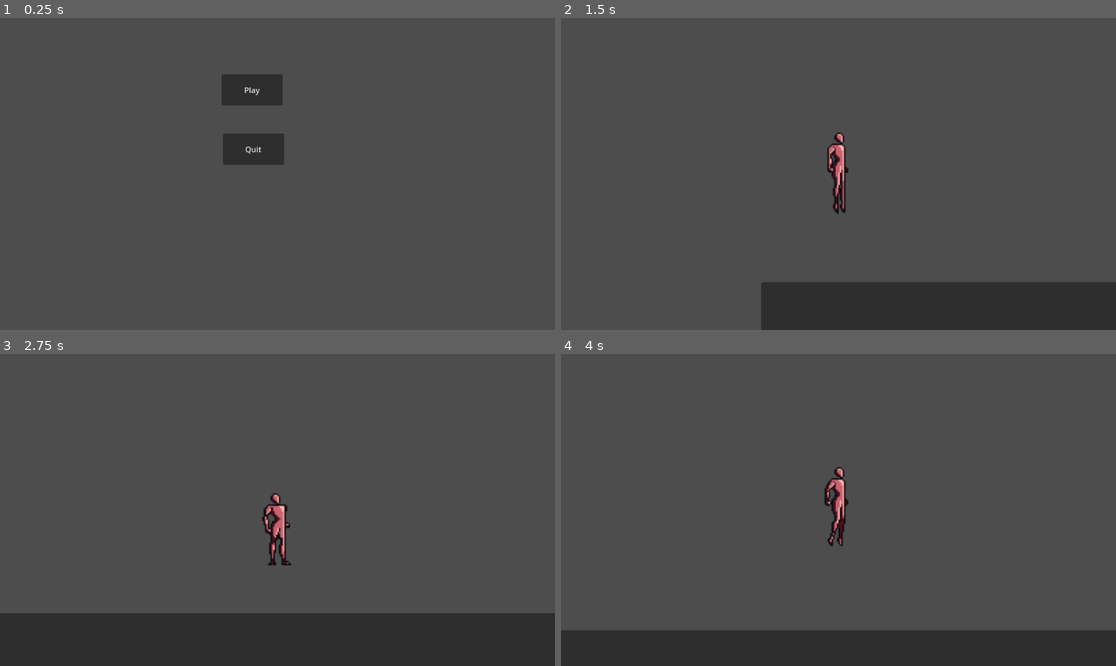
Above: before the commit, frames 1-4 (two rows, left to right).
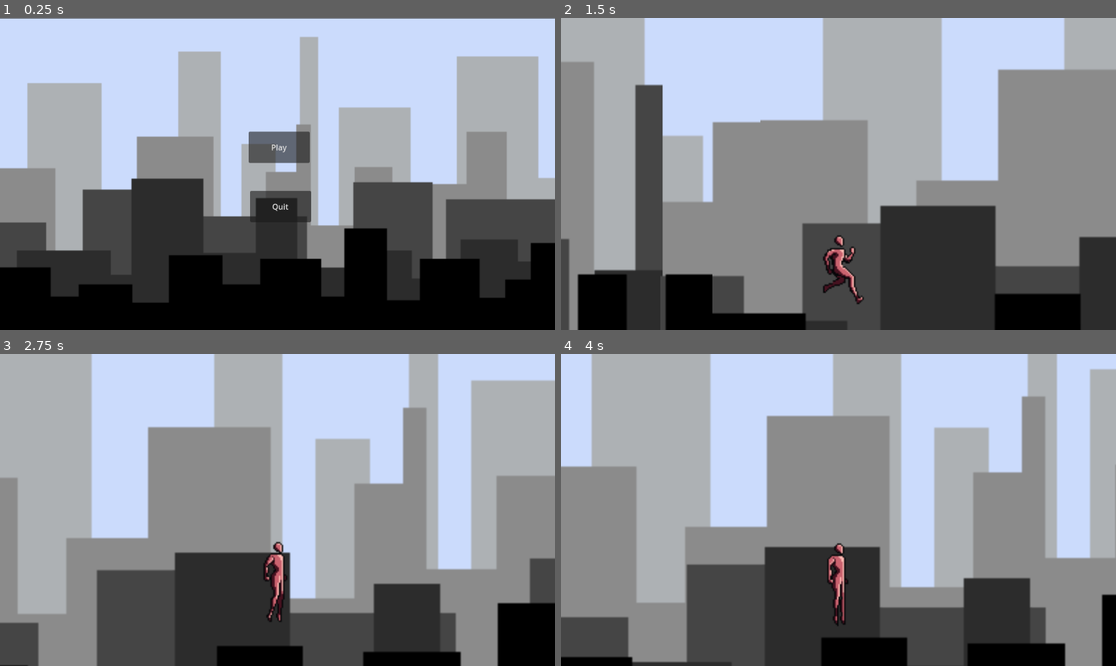
Above: after the commit, the same moments.

Repository: Antarese/Project-Alpha
Game: Godot game, scene res://Menu/Main.tscn
Same seed, same stepped clock (60 frames per second), same inputs: the game is played once before the commit and once after it.
Inputs:
- Up to frame 1 (0.25 s): no input
- Up to frame 2 (1.5 s): click "Play" at 0.5 s; tap Enter (ui_accept) at 1.25 s; hold Right (ui_right) from 1.28 s (still down); hold Enter (ui_accept) from 1.28 s (still down)
- Up to frame 3 (2.75 s): keep holding Right (ui_right); release Enter (ui_accept) at 2.03 s; tap Enter (ui_accept) at 2.1, 2.27, 2.57 s
- Up to frame 4 (4 s): release Right (ui_right) at 2.78 s; hold Left (ui_left) 2.78-3.53 s; hold Enter (ui_accept) 2.78-3.53 s; hold Right (ui_right) from 3.53 s (still down); tap Enter (ui_accept) at 3.6, 3.77 s

The runs differ from the first frame. In frame 1, 89% of the frame differs, in the area x 0-100%, y 0-100%; in frame 2, 86%; in frame 3, 87%; in frame 4, 89%.

Commit message:
Changed functions architecture

Diff:
--- /dev/null
+++ b/Background/City 01/parallax_background.gd
@@ -0,0 +1,6 @@
+extends ParallaxBackground
+
+var scrolling_speed = 100
+
+func _process(delta):
+	scroll_offset.x -= scrolling_speed * delta
--- /dev/null
+++ b/Background/City 01/parallax_background.tscn
@@ -0,0 +1,35 @@
+[gd_scene load_steps=5 format=3 uid="uid://b4pmgkxm0rmj0"]
+
+[ext_resource type="Texture2D" uid="uid://bwnheoq6rfstj" path="res://Asset/Background/Far Background.png" id="1_efdnt"]
+[ext_resource type="Script" path="res://Background/City 01/parallax_background.gd" id="1_hhlob"]
+[ext_resource type="Texture2D" uid="uid://cngj17lo4njts" path="res://Asset/Background/Middle Background.png" id="3_rkp71"]
+[ext_resource type="Texture2D" uid="uid://bviao22jv0va1" path="res://Asset/Background/Near Background.png" id="4_5tnn2"]
+
+[node name="ParallaxBackground" type="ParallaxBackground"]
+script = ExtResource("1_hhlob")
+
+[node name="Far Background" type="ParallaxLayer" parent="."]
+motion_mirroring = Vector2(1292, 0)
+
+[node name="Far Background" type="Sprite2D" parent="Far Background"]
+position = Vector2(647.5, 324.75)
+scale = Vector2(2.52539, 2.52539)
+texture = ExtResource("1_efdnt")
+
+[node name="Middle Background" type="ParallaxLayer" parent="."]
+motion_scale = Vector2(0.5, 0.5)
+motion_mirroring = Vector2(1292, 0)
+
+[node name="MiddleBackground" type="Sprite2D" parent="Middle Background"]
+position = Vector2(647.25, 326)
+scale = Vector2(2.53027, 2.53027)
+texture = ExtResource("3_rkp71")
+
+[node name="Near Background" type="ParallaxLayer" parent="."]
+motion_scale = Vector2(0.75, 0.75)
+motion_mirroring = Vector2(1292, 0)
+
+[node name="NearBackground" type="Sprite2D" parent="Near Background"]
+position = Vector2(647.5, 325.75)
+scale = Vector2(2.5293, 2.5293)
+texture = ExtResource("4_5tnn2")
--- a/Characters/Redman/redman.gd
+++ b/Characters/Redman/redman.gd
@@ -1,13 +1,4 @@
-extends CharacterBody2D
-
-
-const SPEED = 300.0
-const JUMP_VELOCITY = -400.0
-
-
-
-# Get the gravity from the project settings to be synced with RigidBody nodes.
-var gravity = ProjectSettings.get_setting("physics/2d/default_gravity")
+# First iteration of code
 """
 @onready var anim = get_node("Redman_Animation_Player")
 
@@ -42,9 +33,8 @@
 		anim.play("Fall")
 	move_and_slide()
 """
-@onready var anim = $Redman_Animation_Player
-@onready var sprite = $Redman_Animated_Sprite_2D
-
+#2nd iteration
+"""
 func _physics_process(delta):
 	apply_gravity(delta)
 	handle_jump()
@@ -69,7 +59,6 @@
 	sprite.flip_h = (direction == -1)
 	move_and_slide()
 
-
 func handle_animations():
 	if velocity.y < 0:
 		anim.play("Jump")
@@ -79,3 +68,124 @@
 		anim.play("Run")
 	else:
 		anim.play("Idle")
+"""
+extends CharacterBody2D
+
+const SPEED = 300.0
+const JUMP_VELOCITY = -1000.0
+const JUMP_STARTUP_VELOCITY = -300.0
+const JUMP_APEX_THRESHOLD = 5.0
+
+var last_direction = 1
+
+# Get the gravity from the project settings to be synced with RigidBody nodes.
+var gravity = ProjectSettings.get_setting("physics/2d/default_gravity")
+
+#Defining the character states
+enum State {IDLE, RUNNING, JUMP_STARTUP, JUMP_RISING, JUMP_APEX, JUMP_FALLING, JUMP_LANDING}
+var current_state = State.IDLE
+
+#Preload the animation and sprite
+@onready var anim = $Redman_Animation_Player
+@onready var sprite = $Redman_Animated_Sprite_2D
+
+func _physics_process(delta):
+	apply_gravity(delta)
+	handle_state()
+	handle_movement()
+	handle_animations()
+
+func apply_gravity(delta):
+	if not is_on_floor():
+		velocity.y += gravity * delta
+
+func handle_movement():
+	var direction = Input.get_axis("ui_left", "ui_right")
+	if direction:
+		velocity.x = direction * SPEED
+		last_direction = direction #last_direction is used because the direction will automatically reset when no input is pressed.
+	else:
+		velocity.x = move_toward(velocity.x, 0, SPEED)
+	sprite.flip_h = (last_direction == -1) #if we don't use last_direction, the sprite will be flipped back automatically.
+	move_and_slide()
+
+#Handle state commands. What to do at a state when each button is pressed.
+func handle_state():
+	match current_state:
+		State.IDLE: #When the state is idle, jump when spacebar is pressed and run when left or right is pressed
+			if Input.is_action_pressed("ui_accept") and is_on_floor():
+				transition_to(State.JUMP_STARTUP)
+			elif abs(Input.get_axis("ui_left", "ui_right")) > 0:
+				transition_to(State.RUNNING)
+		State.RUNNING:
+			if Input.is_action_pressed("ui_accept") and is_on_floor():
+				transition_to(State.JUMP_STARTUP)
+			elif abs(Input.get_axis("ui_left", "ui_right")) == 0:
+				transition_to(State.IDLE)
+		State.JUMP_STARTUP:
+			velocity.y = JUMP_STARTUP_VELOCITY
+			if velocity.y >= JUMP_VELOCITY:
+				transition_to(State.JUMP_RISING)
+		State.JUMP_RISING:
+			if abs(velocity.y) <= JUMP_APEX_THRESHOLD:
+				transition_to(State.JUMP_APEX)
+		State.JUMP_APEX:
+			if abs(velocity.y) > 0:
+				transition_to(State.JUMP_FALLING)
+		State.JUMP_FALLING:
+			if is_on_floor():
+				transition_to(State.JUMP_LANDING)
+		State.JUMP_LANDING:
+			if anim.has_animation("Jump_Landing") and anim.get_current_animation_position() >= 0.14:
+				transition_to(State.IDLE)
+
+#Handle the transitioning between states. What to do when exiting a state and what to do when entering a state
+func transition_to(new_state):
+	match current_state: #What to do when exiting a state. pass is do nothing
+		State.IDLE:
+			pass
+		State.RUNNING:
+			pass
+		State.JUMP_STARTUP:
+			pass
+		State.JUMP_RISING:
+			pass
+		State.JUMP_APEX:
+			pass
+		State.JUMP_FALLING:
+			pass
+		State.JUMP_LANDING:
+			pass
+	current_state = new_state
+	match new_state: #What to do when entering a state. pass is do nothing
+		State.IDLE:
+			pass
+		State.RUNNING:
+			pass
+		State.JUMP_STARTUP:
+			pass
+		State.JUMP_RISING:
+			pass
+		State.JUMP_APEX:
+			pass
+		State.JUMP_FALLING:
+			pass
+		State.JUMP_LANDING:
+			pass
+
+func handle_animations():
+	match current_state:
+		State.IDLE:
+			anim.play("Idle")
+		State.RUNNING:
+			anim.play("Run")
+		State.JUMP_STARTUP:
+			anim.play("Jump_Startup")
+		State.JUMP_RISING:
+			anim.play("Jump_Rising")
+		State.JUMP_APEX:
+			anim.play("Jump_Apex")
+		State.JUMP_FALLING:
+			anim.play("Jump_Falling")
+		State.JUMP_LANDING:
+			anim.play("Jump_Landing")
--- a/Characters/Redman/redman.tscn
+++ b/Characters/Redman/redman.tscn
@@ -7,7 +7,7 @@
 [ext_resource type="Texture2D" uid="uid://5ptuchjttwdn" path="res://Asset/Redman/Sprite Sheets/Punch.png" id="3_tkvwl"]
 
 [sub_resource type="RectangleShape2D" id="RectangleShape2D_e8ndx"]
-size = Vector2(46, 100)
+size = Vector2(22, 79)
 
 [sub_resource type="AtlasTexture" id="AtlasTexture_faq3r"]
 atlas = ExtResource("1_ysx2m")
@@ -248,35 +248,6 @@
 "name": &"Run",
 "speed": 8.0
 }]
-
-[sub_resource type="Animation" id="Animation_srkl5"]
-resource_name = "Fall"
-length = 0.25
-loop_mode = 2
-tracks/0/type = "value"
-tracks/0/imported = false
-tracks/0/enabled = true
-tracks/0/path = NodePath("Redman_Animated_Sprite_2D:animation")
-tracks/0/interp = 1
-tracks/0/loop_wrap = true
-tracks/0/keys = {
-"times": PackedFloat32Array(0),
-"transitions": PackedFloat32Array(1),
-"update": 1,
-"values": [&"Jump"]
-}
-tracks/1/type = "value"
-tracks/1/imported = false
-tracks/1/enabled = true
-tracks/1/path = NodePath("Redman_Animated_Sprite_2D:frame")
-tracks/1/interp = 1
-tracks/1/loop_wrap = true
-tracks/1/keys = {
-"times": PackedFloat32Array(0, 0.1, 0.2),
-"transitions": PackedFloat32Array(1, 1, 1),
-"update": 1,
-"values": [6, 7, 0]
-}
 
 [sub_resource type="Animation" id="Animation_p2aqf"]
 resource_name = "Idle"
@@ -307,9 +278,52 @@
 "values": [0, 1, 2, 3]
 }
 
+[sub_resource type="Animation" id="Animation_1ay38"]
+length = 0.001
+tracks/0/type = "value"
+tracks/0/imported = false
+tracks/0/enabled = true
+tracks/0/path = NodePath("Redman_Animated_Sprite_2D:frame")
+tracks/0/interp = 1
+tracks/0/loop_wrap = true
+tracks/0/keys = {
+"times": PackedFloat32Array(0),
+"transitions": PackedFloat32Array(1),
+"update": 1,
+"values": [1]
+}
+
+[sub_resource type="Animation" id="Animation_l22qn"]
+resource_name = "Run"
+loop_mode = 1
+tracks/0/type = "value"
+tracks/0/imported = false
+tracks/0/enabled = true
+tracks/0/path = NodePath("Redman_Animated_Sprite_2D:animation")
+tracks/0/interp = 1
+tracks/0/loop_wrap = true
+tracks/0/keys = {
+"times": PackedFloat32Array(0),
+"transitions": PackedFloat32Array(1),
+"update": 1,
+"values": [&"Run"]
+}
+tracks/1/type = "value"
+tracks/1/imported = false
+tracks/1/enabled = true
+tracks/1/path = NodePath("Redman_Animated_Sprite_2D:frame")
+tracks/1/interp = 1
+tracks/1/loop_wrap = true
+tracks/1/keys = {
+"times": PackedFloat32Array(0, 0.1, 0.2, 0.3, 0.4, 0.5, 0.6, 0.7, 0.8, 0.9),
+"transitions": PackedFloat32Array(1, 1, 1, 1, 1, 1, 1, 1, 1, 1),
+"update": 1,
+"values": [0, 1, 2, 3, 4, 5, 6, 7, 8, 9]
+}
+
 [sub_resource type="Animation" id="Animation_gd8vx"]
-resource_name = "Jump"
-length = 0.45
+resource_name = "Jump_Startup"
+length = 0.2
 tracks/0/type = "value"
 tracks/0/imported = false
 tracks/0/enabled = true
@@ -335,8 +349,10 @@
 "values": [0, 1, 2, 3, 4]
 }
 
-[sub_resource type="Animation" id="Animation_1ay38"]
-length = 0.001
+[sub_resource type="Animation" id="Animation_bocmn"]
+resource_name = "Jump_Rising"
+length = 0.1
+loop_mode = 1
 tracks/0/type = "value"
 tracks/0/imported = false
 tracks/0/enabled = true
@@ -347,11 +363,44 @@
 "times": PackedFloat32Array(0),
 "transitions": PackedFloat32Array(1),
 "update": 1,
-"values": [1]
-}
-
-[sub_resource type="Animation" id="Animation_l22qn"]
-resource_name = "Run"
+"values": [2]
+}
+
+[sub_resource type="Animation" id="Animation_6vp1l"]
+resource_name = "Jump_Apex"
+length = 0.2
+tracks/0/type = "value"
+tracks/0/imported = false
+tracks/0/enabled = true
+tracks/0/path = NodePath("Redman_Animated_Sprite_2D:frame")
+tracks/0/interp = 1
+tracks/0/loop_wrap = true
+tracks/0/keys = {
+"times": PackedFloat32Array(0, 0.1),
+"transitions": PackedFloat32Array(1, 1),
+"update": 1,
+"values": [3, 4]
+}
+
+[sub_resource type="Animation" id="Animation_ultr2"]
+resource_name = "Jump_Landing"
+length = 0.14
+tracks/0/type = "value"
+tracks/0/imported = false
+tracks/0/enabled = true
+tracks/0/path = NodePath("Redman_Animated_Sprite_2D:frame")
+tracks/0/interp = 1
+tracks/0/loop_wrap = true
+tracks/0/keys = {
+"times": PackedFloat32Array(0, 0.75),
+"transitions": PackedFloat32Array(1, 1),
+"update": 1,
+"values": [7, 0]
+}
+
+[sub_resource type="Animation" id="Animation_srkl5"]
+resource_name = "Jump_Falling"
+length = 0.1
 loop_mode = 1
 tracks/0/type = "value"
 tracks/0/imported = false
@@ -363,7 +412,7 @@
 "times": PackedFloat32Array(0),
 "transitions": PackedFloat32Array(1),
 "update": 1,
-"values": [&"Run"]
+"values": [&"Jump"]
 }
 tracks/1/type = "value"
 tracks/1/imported = false
@@ -372,17 +421,20 @@
 tracks/1/interp = 1
 tracks/1/loop_wrap = true
 tracks/1/keys = {
-"times": PackedFloat32Array(0, 0.1, 0.2, 0.3, 0.4, 0.5, 0.6, 0.7, 0.8, 0.9),
-"transitions": PackedFloat32Array(1, 1, 1, 1, 1, 1, 1, 1, 1, 1),
-"update": 1,
-"values": [0, 1, 2, 3, 4, 5, 6, 7, 8, 9]
+"times": PackedFloat32Array(0),
+"transitions": PackedFloat32Array(1),
+"update": 1,
+"values": [6]
 }
 
 [sub_resource type="AnimationLibrary" id="AnimationLibrary_12e3m"]
 _data = {
-"Fall": SubResource("Animation_srkl5"),
 "Idle": SubResource("Animation_p2aqf"),
-"Jump": SubResource("Animation_gd8vx"),
+"Jump_Apex": SubResource("Animation_6vp1l"),
+"Jump_Falling": SubResource("Animation_srkl5"),
+"Jump_Landing": SubResource("Animation_ultr2"),
+"Jump_Rising": SubResource("Animation_bocmn"),
+"Jump_Startup": SubResource("Animation_gd8vx"),
 "RESET": SubResource("Animation_1ay38"),
 "Run": SubResource("Animation_l22qn")
 }
@@ -391,7 +443,7 @@
 script = ExtResource("1_ofk5c")
 
 [node name="Redman_Collision_Shape_ 2D" type="CollisionShape2D" parent="."]
-position = Vector2(0, 9)
+position = Vector2(0, 16.5)
 shape = SubResource("RectangleShape2D_e8ndx")
 
 [node name="Redman_Animated_Sprite_2D" type="AnimatedSprite2D" parent="."]
@@ -402,9 +454,9 @@
 frame = 1
 
 [node name="Redman_Camera_2D" type="Camera2D" parent="."]
-position = Vector2(0, -15)
+position = Vector2(0, -113)
 scale = Vector2(1.81818, 1.81818)
-zoom = Vector2(1.575, 1.575)
+zoom = Vector2(1.6, 1.6)
 
 [node name="Redman_Animation_Player" type="AnimationPlayer" parent="."]
 libraries = {
--- a/Menu/Main.tscn
+++ b/Menu/Main.tscn
@@ -1,25 +1,28 @@
-[gd_scene load_steps=2 format=3 uid="uid://csdgwcep0asqw"]
+[gd_scene load_steps=3 format=3 uid="uid://csdgwcep0asqw"]
 
 [ext_resource type="Script" path="res://Menu/Main.gd" id="1_ck4ug"]
+[ext_resource type="PackedScene" uid="uid://b4pmgkxm0rmj0" path="res://Background/City 01/parallax_background.tscn" id="2_1lgox"]
 
 [node name="Main" type="Node2D"]
 script = ExtResource("1_ck4ug")
 
 [node name="Play" type="Button" parent="."]
-offset_left = 460.0
-offset_top = 117.0
-offset_right = 587.0
-offset_bottom = 182.0
+offset_left = 516.0
+offset_top = 236.0
+offset_right = 643.0
+offset_bottom = 301.0
 text = "Play
 "
 
 [node name="Quit" type="Button" parent="."]
-offset_left = 463.0
-offset_top = 240.0
-offset_right = 590.0
-offset_bottom = 305.0
+offset_left = 519.0
+offset_top = 359.0
+offset_right = 646.0
+offset_bottom = 424.0
 text = "Quit
 "
 
+[node name="ParallaxBackground" parent="." instance=ExtResource("2_1lgox")]
+
 [connection signal="pressed" from="Play" to="." method="_on_play_pressed"]
 [connection signal="pressed" from="Quit" to="." method="_on_quit_pressed"]
--- a/World/World.tscn
+++ b/World/World.tscn
@@ -1,6 +1,10 @@
-[gd_scene load_steps=5 format=3 uid="uid://kkp2n1qgi50o"]
+[gd_scene load_steps=9 format=3 uid="uid://kkp2n1qgi50o"]
 
 [ext_resource type="PackedScene" uid="uid://31ov7jc1oq3y" path="res://Characters/Redman/redman.tscn" id="1_50fhe"]
+[ext_resource type="Script" path="res://Background/City 01/parallax_background.gd" id="1_a4e63"]
+[ext_resource type="Texture2D" uid="uid://bwnheoq6rfstj" path="res://Asset/Background/Far Background.png" id="2_mv82i"]
+[ext_resource type="Texture2D" uid="uid://cngj17lo4njts" path="res://Asset/Background/Middle Background.png" id="3_w0nva"]
+[ext_resource type="Texture2D" uid="uid://bviao22jv0va1" path="res://Asset/Background/Near Background.png" id="4_4plww"]
 
 [sub_resource type="RectangleShape2D" id="RectangleShape2D_cvixt"]
 size = Vector2(1153, 307)
@@ -13,10 +17,39 @@
 
 [node name="World" type="Node2D"]
 
+[node name="ParallaxBackground" type="ParallaxBackground" parent="."]
+script = ExtResource("1_a4e63")
+
+[node name="Far Background" type="ParallaxLayer" parent="ParallaxBackground"]
+motion_mirroring = Vector2(1292, 0)
+
+[node name="Far Background" type="Sprite2D" parent="ParallaxBackground/Far Background"]
+position = Vector2(647.5, 324.75)
+scale = Vector2(2.52539, 2.52539)
+texture = ExtResource("2_mv82i")
+
+[node name="Middle Background" type="ParallaxLayer" parent="ParallaxBackground"]
+motion_scale = Vector2(0.5, 0.5)
+motion_mirroring = Vector2(1292, 0)
+
+[node name="MiddleBackground" type="Sprite2D" parent="ParallaxBackground/Middle Background"]
+position = Vector2(647.25, 326)
+scale = Vector2(2.53027, 2.53027)
+texture = ExtResource("3_w0nva")
+
+[node name="Near Background" type="ParallaxLayer" parent="ParallaxBackground"]
+motion_scale = Vector2(0.75, 0.75)
+motion_mirroring = Vector2(1292, 0)
+
+[node name="NearBackground" type="Sprite2D" parent="ParallaxBackground/Near Background"]
+position = Vector2(647.5, 325.75)
+scale = Vector2(2.5293, 2.5293)
+texture = ExtResource("4_4plww")
+
 [node name="World Boundary" type="StaticBody2D" parent="."]
 
 [node name="Floor Collision Shape" type="CollisionShape2D" parent="World Boundary"]
-position = Vector2(576.5, 494.5)
+position = Vector2(576.5, 769)
 shape = SubResource("RectangleShape2D_cvixt")
 
 [node name="Left Collision Shape" type="CollisionShape2D" parent="World Boundary"]
@@ -28,9 +61,9 @@
 shape = SubResource("RectangleShape2D_i4n4t")
 
 [node name="Panel" type="Panel" parent="."]
-offset_top = 341.0
+offset_top = 615.0
 offset_right = 1153.0
-offset_bottom = 653.0
+offset_bottom = 927.0
 
 [node name="Redman" parent="." instance=ExtResource("1_50fhe")]
 position = Vector2(42, 281)
--- a/project.godot
+++ b/project.godot
@@ -14,3 +14,7 @@
 run/main_scene="res://Menu/Main.tscn"
 config/features=PackedStringArray("4.2", "Forward Plus")
 config/icon="res://icon.svg"
+
+[physics]
+
+2d/default_gravity=500.0
Binary file added: Asset/Background/Far Background.png
Not shown, added: Asset/Background/Far Background.png.import
Binary file added: Asset/Background/Middle Background.png
Not shown, added: Asset/Background/Middle Background.png.import
Binary file added: Asset/Background/Near Background.png
Not shown, added: Asset/Background/Near Background.png.import
Binary file added: Background/City 01/Middle Background.png
Not shown, added: Background/City 01/Middle Background.png.import
Not shown: 1 places in Characters/Redman/redman.tscn that only renumber resources
Not shown, changed: export_presets.cfg
Not shown, added: 230531_Test.console.exe
Not shown, added: 230531_Test.exe
(and 3 more such lines)
